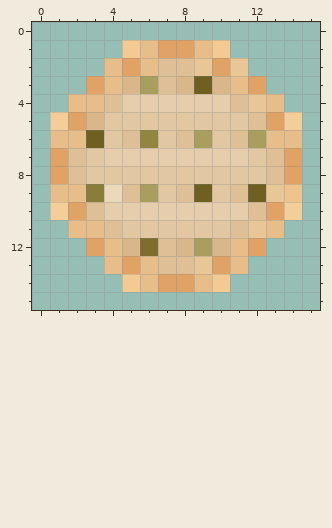
Edited in one commit: pixel-art sprite (data/textures/apple_pie_raw.png). Above, as it was before the edit.
The file is 16x16 pixels. Pixels under 10% opacity are left out. Colours within 5 levels of each other are drawn and written as one.
The same view after the edit:
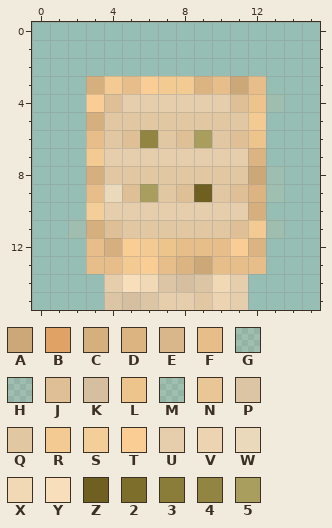
Palette (. is transparent): A #cca879  B #e1a265  C #d5af7e  D #dbb482  E #dab78a  F #e7be89  G #e8be881f  H #debf961d  J #debf96  K #d6bfa0  L #ecc48c  M #e9c6951b  N #e9c695  P #dcc5a4  Q #e2c8a2  R #f3ca91  S #f4ce98  T #facd94  U #e6ceac  V #ecd3b1  W #ebd9bc  X #f2d9b5  Y #f8deba  Z #6f6021  2 #7d6e2c  3 #8a7c39  4 #928541  5 #a99e5e
Difference:
{"y":1,"x":5,"old":"RFBBFR","new":"......"}
{"y":2,"x":4,"old":"FBFJJNBN","new":"........"}
{"y":3,"x":3,"old":"BFE5JEZEFB","new":"CRFTRRDFAF"}
{"y":4,"x":2,"old":"FF","new":".T"}
{"y":4,"x":12,"old":"NF","new":"LG"}
{"y":5,"x":1,"old":"SBE","new":"..C"}
{"y":5,"x":12,"old":"JBS","new":"R.."}
{"y":6,"x":1,"old":"FFZ","new":"..F"}
{"y":6,"x":12,"old":"5FF","new":"L.."}
{"y":7,"x":1,"old":"BJQ","new":"..R"}
{"y":7,"x":12,"old":"QJB","new":"D.."}
{"y":8,"x":1,"old":"BJQ","new":"..C"}
{"y":8,"x":12,"old":"QJB","new":"AH."}
{"y":9,"x":1,"old":"FF3","new":"..F"}
{"y":9,"x":12,"old":"ZNL","new":"DM."}
{"y":10,"x":1,"old":"SBJ","new":"..S"}
{"y":10,"x":12,"old":"JBS","new":"C.."}
{"y":11,"x":2,"old":"FF","new":"GC"}
{"y":11,"x":12,"old":"NF","new":"RG"}
{"y":12,"x":3,"old":"BFE2JE5EFB","new":"FCTRLFFFTD"}
{"y":13,"x":3,"old":".","new":"F"}
{"y":13,"x":5,"old":"BFJJNB","new":"RTFDAF"}
{"y":13,"x":12,"old":".","new":"F"}
{"y":14,"x":4,"old":".RFBBFR.","new":"UYXPKPXU"}
{"y":15,"x":4,"old":"........","new":"PKPUUQVU"}
{"label":"changed","picture_box":[50,40,302,310]}
